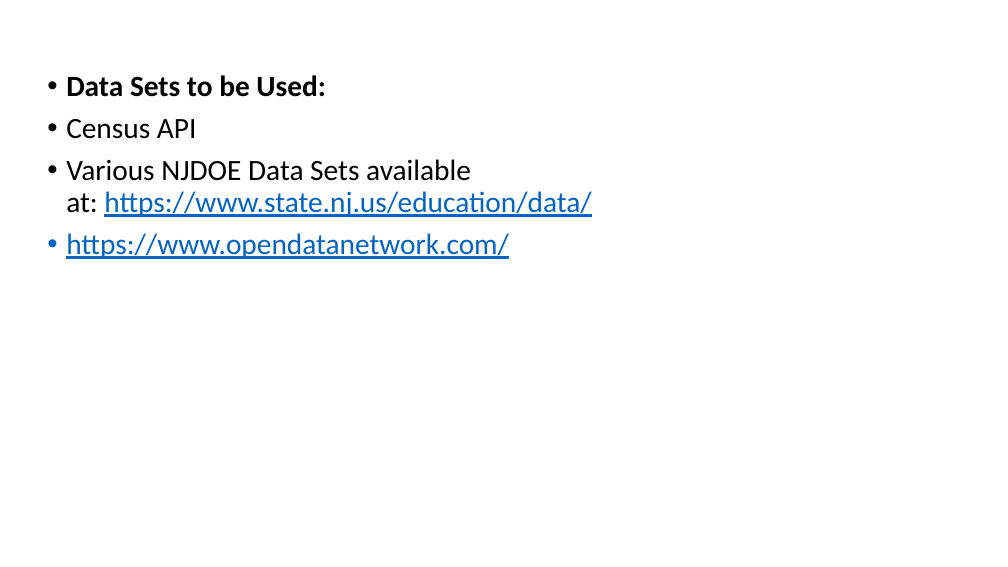
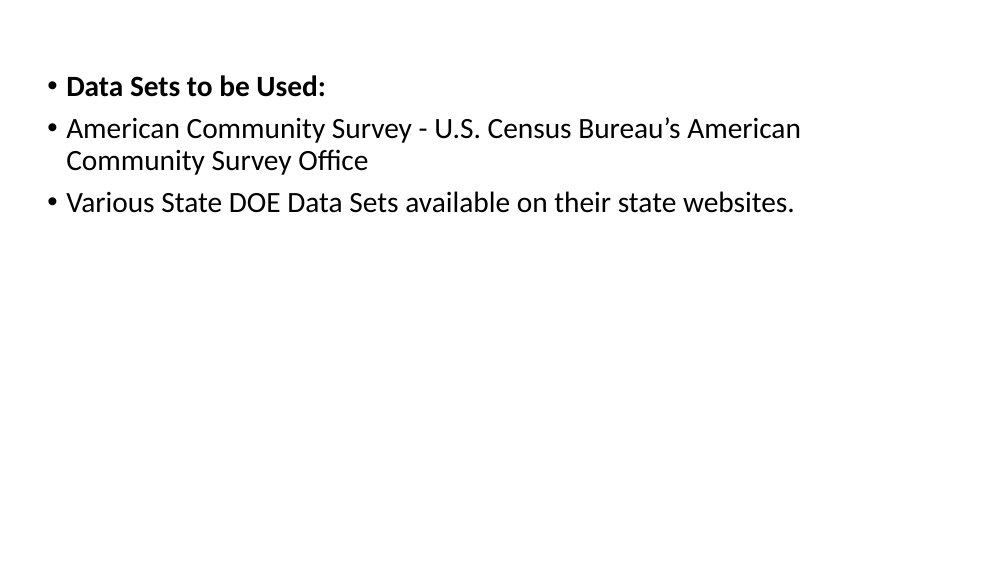
Before and after one commit to Areej32/project, a slide deck: slide 3 of The Effect Of Various Census Demographics On Graduation.pptx. Drawn at 1008x567 pixels with LibreOffice and Linux fonts; fonts in the diff are those of the drawing. Boxes give left, top, right and bottom in pixels: in the first picture for what was removed or moved away, otherwise in the second. Text is boxed around its words. In the diff, an @@ line names an element or a change of style, - is before the commit and + after.

```diff
--- a/The Effect Of Various Census Demographics On Graduation.pptx
+++ b/The Effect Of Various Census Demographics On Graduation.pptx
@@ text at [66,117,801,213]: text changed; text colour #0563C1 to #000000 @@
-• Census API
-• Various NJDOE Data Sets available at: https://www.state.nj.us/education/data/
-• https://www.opendatanetwork.com/
+• American Community Survey - U.S. Census Bureau’s American Community Survey Office
+• Various State DOE Data Sets available on their state websites.
```
Also in this commit, not shown: 3 other slides changed, 2 slides added, 1 slide removed, 2 other files.
